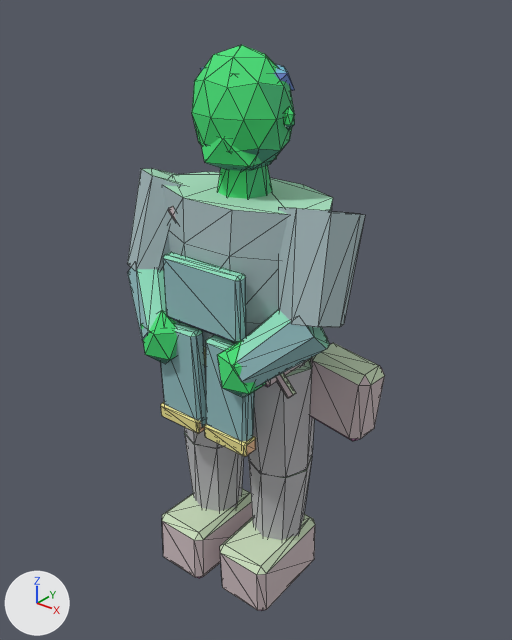
The glTF model assets/exports/npc/npc_merchant_work_v01.glb: old version first, new version second.
One viewpoint serves both versions: a 50 mm lens placed at (1.47, -1.78, 2.22), pointed at (0.05, 0.0, 1.12). The axes (+X, +Y, +Z) are drawn at lower left. The lights are the same throughout. The picture after the commit comes second. Mesh edges are drawn as thin lines. Vertices at exactly the same position are counted once.

The older version as bpy lines, for what is in view:
```python
me_geo_npc_merchant_work_v01 = bpy.data.meshes.new('GEO_npc_merchant_work_v01')
me_geo_npc_merchant_work_v01.from_pydata(...)  # 594 vertices, 1068 faces; spans x -0.46..0.52, y -0.31..0.2, z -0.01..2.04
me_geo_npc_merchant_work_v01.materials.append(mat_mat_npc_indexed)
ob_geo_npc_merchant_work_v01 = bpy.data.objects.new('GEO_npc_merchant_work_v01', me_geo_npc_merchant_work_v01)
ob_geo_npc_merchant_work_v01.location = (0.0, 0.0, 0.0)
```
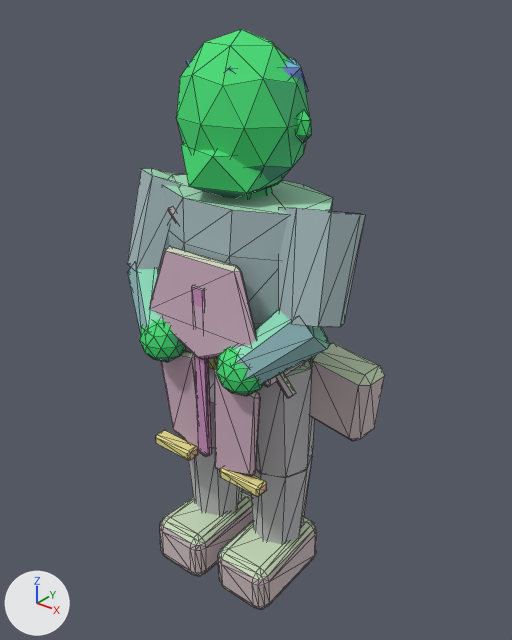
Where the change shows, as pixel boxes (x1, y1, x2, y2) in the pictures (512 x 640 px; the box of a moved part takes in the faces that stretch with it):
'GEO_npc_merchant_work_v01', reshaped
    before: (127, 45, 385, 611)
    after: (127, 29, 385, 610)
part 1 of me_geo_npc_merchant_work_v01, added (green)
    after: (140, 319, 186, 362)
part 2 of me_geo_npc_merchant_work_v01, added (green)
    after: (216, 347, 264, 396)
part 3 of me_geo_npc_merchant_work_v01, moved or reshaped
    before: (161, 402, 205, 434)
    after: (156, 430, 198, 461)
part 4 of me_geo_npc_merchant_work_v01, moved or reshaped
    before: (204, 424, 256, 457)
    after: (220, 467, 267, 497)
part 5 of me_geo_npc_merchant_work_v01, added (green)
    after: (176, 29, 311, 193)
part 6 of me_geo_npc_merchant_work_v01, added (green)
    after: (181, 144, 283, 198)
part 7 of me_geo_npc_merchant_work_v01, added
    after: (295, 109, 312, 144)
part 8 of me_geo_npc_merchant_work_v01, added
    after: (186, 57, 309, 92)
part 9 of me_geo_npc_merchant_work_v01, rebuilt
    before: (162, 489, 253, 578)
    after: (160, 491, 253, 576)
part 10 of me_geo_npc_merchant_work_v01, rebuilt (27% wider, 25% taller)
    before: (163, 252, 246, 343)
    after: (150, 246, 256, 360)
part 11 of me_geo_npc_merchant_work_v01, rebuilt
    before: (206, 335, 255, 441)
    after: (214, 369, 260, 476)
part 12 of me_geo_npc_merchant_work_v01, rebuilt
    before: (220, 514, 315, 611)
    after: (218, 517, 317, 610)
part 13 of me_geo_npc_merchant_work_v01, added
    after: (161, 351, 208, 457)
part 14 of me_geo_npc_merchant_work_v01, added (pink)
    after: (192, 285, 212, 455)
part 15 of me_geo_npc_merchant_work_v01, deleted (green)
    before: (192, 45, 295, 397)
part 16 of me_geo_npc_merchant_work_v01, deleted
    before: (141, 310, 206, 428)
part 17 of me_geo_npc_merchant_work_v01, moved or reshaped (mostly hidden afterwards)
    before: (217, 165, 272, 199)
    after: (239, 187, 272, 199)
part 18 of me_geo_npc_merchant_work_v01, recoloured
    both: (359, 376, 370, 385)

Diff of the bpy script that builds the scene:
```diff
--- a/assets/exports/npc/npc_merchant_work_v01.glb.py
+++ b/assets/exports/npc/npc_merchant_work_v01.glb.py
@@ me_geo_npc_merchant_work_v01 @@
 # used by ob_geo_npc_merchant_work_v01; location = (0.0, 0.0, 0.0)
-me_geo_npc_merchant_work_v01.from_pydata(...)  # 594 vertices, 1068 faces; spans x -0.46..0.52, y -0.31..0.2, z -0.01..2.04
+me_geo_npc_merchant_work_v01.from_pydata(...)  # 828 vertices, 1532 faces; spans x -0.46..0.52, y -0.32..0.2, z 0.0..2.08
+# me_geo_npc_merchant_work_v01 part 1: a new loose piece, an icosphere of 80 faces spanning x -0.27..-0.09, y -0.32..-0.16, z 0.98..1.16, in mat_mat_npc_indexed
+# me_geo_npc_merchant_work_v01 part 2: a new loose piece, an icosphere of 80 faces spanning x 0.09..0.27, y -0.32..-0.16, z 0.98..1.16, in mat_mat_npc_indexed
+# me_geo_npc_merchant_work_v01 part 3: the loose piece of 24 vertices spanning x -0.21..-0.01, y -0.26..-0.19, z 0.74..0.79 is moved by (-0.05, 0.0, -0.16)
+# me_geo_npc_merchant_work_v01 part 4: the loose piece of 24 vertices spanning x 0.01..0.21, y -0.26..-0.19, z 0.74..0.79 is moved by (0.05, 0.0, -0.16)
+# me_geo_npc_merchant_work_v01 part 5: a new loose piece, an icosphere of 80 faces spanning x -0.22..0.22, y -0.2..0.18, z 1.57..2.08, in mat_mat_npc_indexed
+# me_geo_npc_merchant_work_v01 part 6: a new loose piece, an icosphere of 20 faces spanning x -0.17..0.17, y -0.21..0.09, z 1.56..1.81, in mat_mat_npc_indexed
+# me_geo_npc_merchant_work_v01 part 7: a new loose piece, an icosphere of 20 faces spanning x 0.201..0.26, y -0.027..0.019, z 1.767..1.868, in mat_mat_npc_indexed
+# me_geo_npc_merchant_work_v01 part 8: a new loose piece, an icosphere of 20 faces spanning x -0.2..0.2, y -0.15..0.18, z 1.85..2.03, in mat_mat_npc_indexed
+# me_geo_npc_merchant_work_v01 part 9: the loose piece of 24 vertices spanning x -0.26..-0.03, y -0.27..0.12, z -0.01..0.24 is rebuilt with 96 vertices and now spans x -0.27..-0.03, y -0.27..0.12, z 0.0..0.22
+# me_geo_npc_merchant_work_v01 part 10: the loose piece of 24 vertices spanning x -0.17..0.17, y -0.24..-0.19, z 1.15..1.39 is rebuilt with 30 vertices and now spans x -0.25..0.25, y -0.26..-0.2, z 1.05..1.42
+# me_geo_npc_merchant_work_v01 part 11: the loose piece of 24 vertices spanning x 0.01..0.21, y -0.25..-0.19, z 0.74..1.14 is rebuilt with 24 vertices and now spans x 0.03..0.25, y -0.25..-0.2, z 0.59..1.03
+# me_geo_npc_merchant_work_v01 part 12: the loose piece of 24 vertices spanning x 0.03..0.26, y -0.24..0.15, z -0.01..0.24 is rebuilt with 96 vertices and now spans x 0.03..0.27, y -0.24..0.15, z 0.0..0.22
+# me_geo_npc_merchant_work_v01 part 13: a new loose piece of 24 vertices spanning x -0.25..-0.03, y -0.22..-0.17, z 0.59..1.03, in mat_mat_npc_indexed
+# me_geo_npc_merchant_work_v01 part 14: a new loose piece of 24 vertices spanning x -0.03..0.03, y -0.25..-0.23, z 0.65..1.32, in mat_mat_npc_indexed
+# me_geo_npc_merchant_work_v01 part 15: 6 loose pieces with 102 vertices, spanning x -0.2..0.26, y -0.31..0.14, z 0.96..2.04, are deleted
+# me_geo_npc_merchant_work_v01 part 16: 36 vertices removed from x -0.26..-0.01, y -0.31..-0.17, z 0.74..1.18
+# me_geo_npc_merchant_work_v01 part 17: 8 vertices moved from x -0.07..0.07, y -0.07..0.07, z 1.7 to x -0.07..0.07, y -0.07..0.07, z 1.66
+# me_geo_npc_merchant_work_v01 part 18: 4 kept faces spanning x 0.24..0.52, y 0.0..0.15, z 0.78..1.04 get new vertex colours
+# other edits to the shape of me_geo_npc_merchant_work_v01 do not show in these pictures
 me_geo_npc_merchant_work_v01.materials.append(mat_mat_npc_indexed)
```
